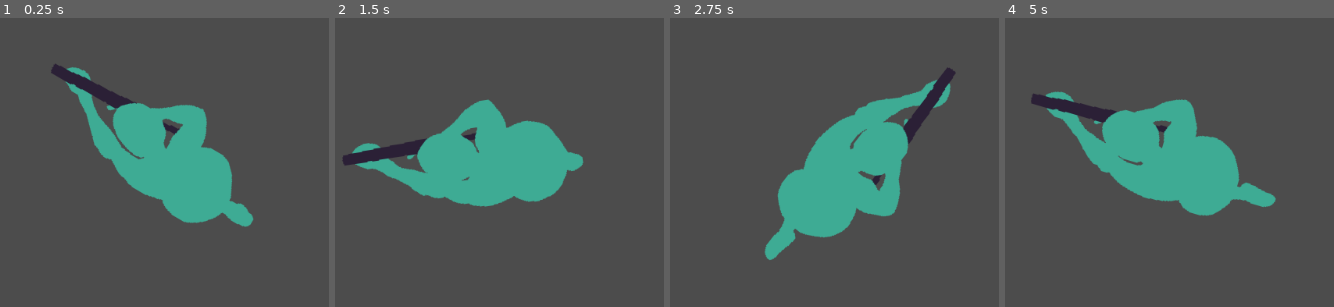
Above: before the commit, frames 1-4 (left to right).
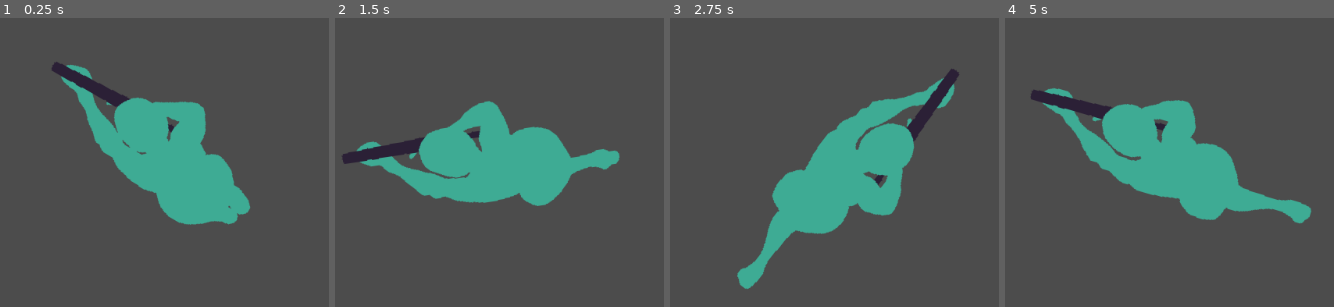
Above: after the commit, the same moments.

Repository: ZeeHatcher/project-vlastos
Game: Godot game, scene res://entities/player/player.tscn
Same seed, same stepped clock (60 frames per second), same inputs: the game is played once before the commit and once after it. The project has no main scene, so this scene is started directly.
Inputs (mouse positions are in pixels of both pictures, inside the frame that each line leads up to):
- Up to frame 1 (0.25 s): no input
- Up to frame 2 (1.5 s): tap Enter at 0.5 s; move the mouse to (outside the picture) at 0.52 s; press the mouse at (outside the picture) at 0.53 s; hold D (right) 0.53-1.28 s; move the mouse to (354, 194) at 1.27 s; release the mouse at (354, 194) at 1.28 s; hold S (down) from 1.28 s (still down); click (354, 194) at 1.35 s
- Up to frame 3 (2.75 s): move the mouse to (929, 67) at 2.02 s; release S (down) at 2.03 s; press the mouse at (929, 67) at 2.03 s; hold D (right) from 2.03 s (still down)
- Up to frame 4 (5 s): move the mouse to (1143, 263) at 2.77 s; release D (right) at 2.78 s; release the mouse at (1143, 263) at 2.78 s; hold W (up) 2.78-3.53 s; click (1143, 263) at 2.85 s; move the mouse to (outside the picture) at 3.52 s; press the mouse at (outside the picture) at 3.53 s; hold A (left) from 3.53 s (still down); move the mouse to (outside the picture) at 4.27 s; release the mouse at (outside the picture) at 4.28 s; click (outside the picture) at 4.35 s

The runs differ from the first frame. In frame 1, 3.1% of the frame differs, in the area x 15-77%, y 15-73%; in frame 2, 3.1%; in frame 3, 3.9%; in frame 4, 3.9%, in the area x 7-94%, y 24-72%.

Commit message:
add gun, connect left click to shoot

Diff:
--- /dev/null
+++ b/entities/gun/gun.gd
@@ -0,0 +1,8 @@
+extends Node2D
+
+signal shot
+
+
+func shoot():
+	print("shoot")
+	emit_signal("shot")
--- /dev/null
+++ b/entities/gun/gun.tscn
@@ -0,0 +1,6 @@
+[gd_scene load_steps=2 format=2]
+
+[ext_resource path="res://entities/gun/gun.gd" type="Script" id=1]
+
+[node name="Gun" type="Node2D"]
+script = ExtResource( 1 )
--- a/entities/player/player.gd
+++ b/entities/player/player.gd
@@ -9,6 +9,7 @@
 var _facing = Vector2.UP
 
 onready var _sprite = $AnimatedSprite
+onready var _gun = $Gun
 
 
 func _physics_process(delta):
@@ -30,6 +31,11 @@
 		_velocity.y -= 1
 
 
+func _unhandled_input(event):
+	if event.is_action_pressed("shoot"):
+		_gun.shoot()
+
+
 func _handle_animation():
 	var is_moving = _velocity != Vector2.ZERO
 	_sprite.playing = is_moving
--- a/entities/player/player.tscn
+++ b/entities/player/player.tscn
@@ -1,7 +1,8 @@
-[gd_scene load_steps=22 format=2]
+[gd_scene load_steps=23 format=2]
 
 [ext_resource path="res://entities/player/player.gd" type="Script" id=1]
 [ext_resource path="res://assets/Rotoscoped zombie and soldier/Rotoscoped zombie and soldier/Spritesheet/soldier-walking.png" type="Texture" id=2]
+[ext_resource path="res://entities/gun/gun.tscn" type="PackedScene" id=3]
 
 [sub_resource type="AtlasTexture" id=1]
 flags = 4
@@ -105,7 +106,7 @@
 [node name="AnimatedSprite" type="AnimatedSprite" parent="."]
 position = Vector2( -19, 0 )
 frames = SubResource( 18 )
-frame = 3
+frame = 12
 playing = true
 
 [node name="CollisionShape2D" type="CollisionShape2D" parent="."]
@@ -113,3 +114,5 @@
 
 [node name="Camera2D" type="Camera2D" parent="."]
 current = true
+
+[node name="Gun" parent="." instance=ExtResource( 3 )]
--- a/project.godot
+++ b/project.godot
@@ -43,6 +43,11 @@
 , Object(InputEventKey,"resource_local_to_scene":false,"resource_name":"","device":0,"alt":false,"shift":false,"control":false,"meta":false,"command":false,"pressed":false,"scancode":16777233,"physical_scancode":0,"unicode":0,"echo":false,"script":null)
  ]
 }
+shoot={
+"deadzone": 0.5,
+"events": [ Object(InputEventMouseButton,"resource_local_to_scene":false,"resource_name":"","device":0,"alt":false,"shift":false,"control":false,"meta":false,"command":false,"button_mask":0,"position":Vector2( 0, 0 ),"global_position":Vector2( 0, 0 ),"factor":1.0,"button_index":1,"pressed":false,"doubleclick":false,"script":null)
+ ]
+}
 
 [physics]
 
